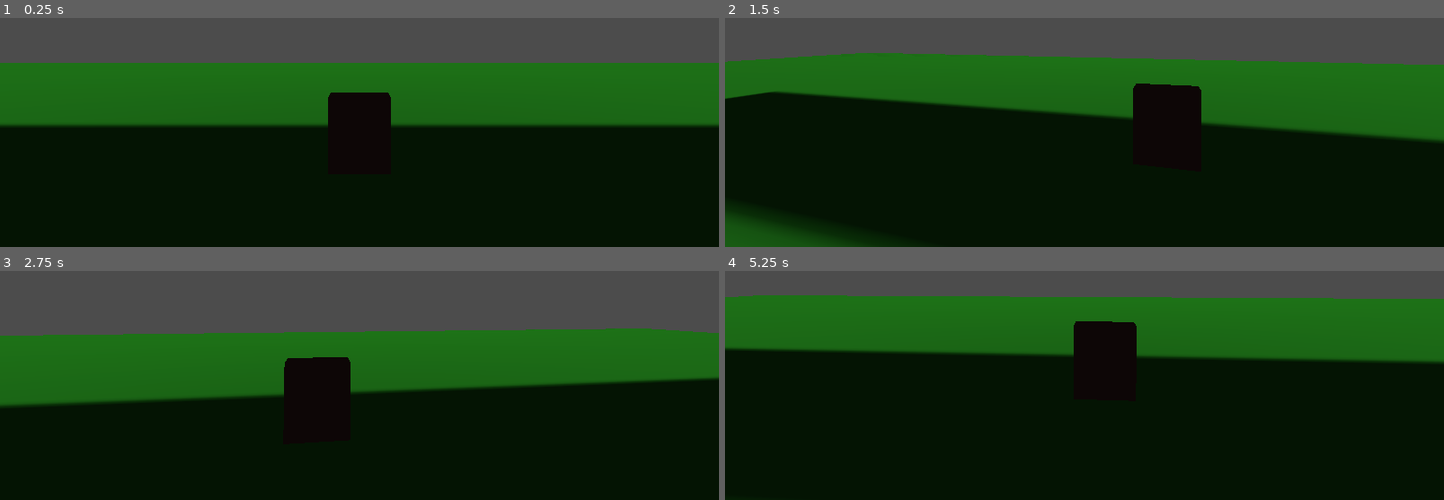
Above: before the commit, frames 1-4 (two rows, left to right).
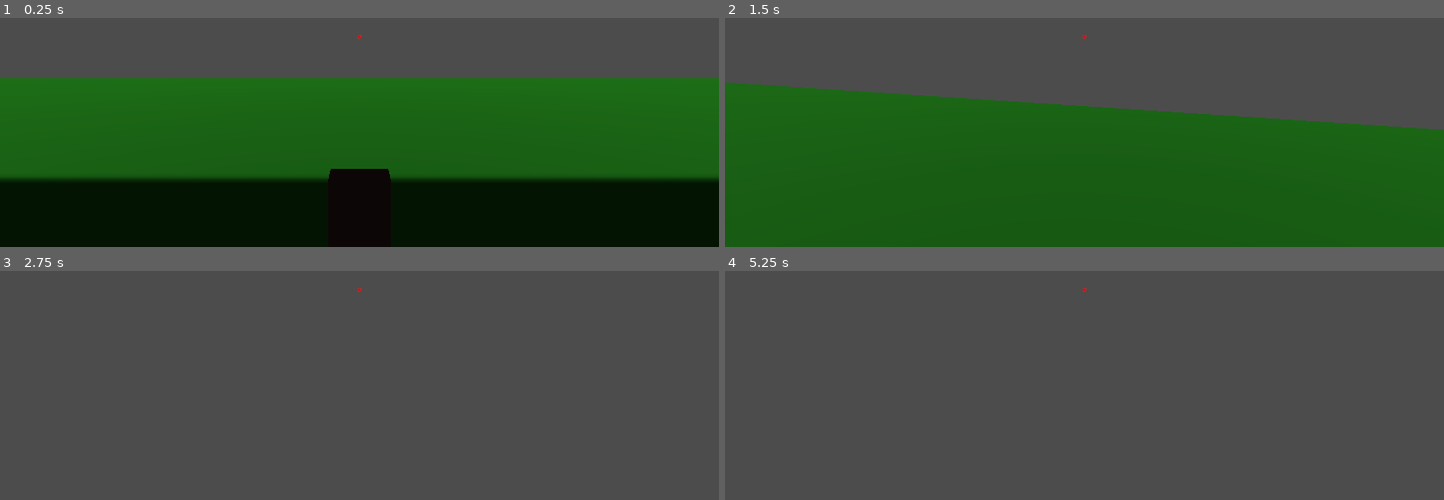
Above: after the commit, the same moments.

Repository: tehzwen/GameJam2019
Game: Godot game, scene res://TestLevel.tscn
The game is run twice, just before and just after one commit, with the same random seed, the same clock (stepped at 60 frames per second) and the same inputs. The project has no main scene, so this scene is started directly.
Inputs (mouse positions are in pixels of both pictures, inside the frame that each line leads up to):
- Up to frame 1 (0.25 s): no input
- Up to frame 2 (1.5 s): tap Enter at 0.5 s; move the mouse to (1120, 36) at 0.52 s; hold Shift 0.53-1.28 s; hold Up (ui_up) from 0.53 s (still down); tap Space at 0.77 s; move the mouse to (1048, 38) at 1.27 s; tap Shift at 1.35 s
- Up to frame 3 (2.75 s): keep holding Up (ui_up); tap Space at 1.52 s; move the mouse to (373, 282) at 2.02 s; hold Shift from 2.03 s (still down)
- Up to frame 4 (5.25 s): keep holding Up (ui_up); tap R (restart) at 2.75 s; move the mouse to (1077, 296) at 2.77 s; release Shift at 2.78 s; tap Shift at 2.85, 4.35 s; tap Space at 3.02, 3.77, 4.52 s; move the mouse to (1134, 293) at 3.52 s; hold Shift 3.53-4.28 s; move the mouse to (1026, 284) at 4.27 s; move the mouse to (1091, 289) at 5.02 s; hold Shift from 5.03 s (still down)

The runs differ from the first frame. In frame 1, 31% of the frame differs, in the area x 0-100%, y 7-71%; in frame 2, 78%; in frame 3, 73%; in frame 4, 89%, in the area x 0-100%, y 7-100%.

Commit message:
Crosshair added

Diff:
--- a/Outline.gd
+++ b/Outline.gd
@@ -48,6 +48,3 @@
 		else:
 			glowEnabled = false
 			var tempMaterial = originalMaterial
-
-	else:
-		visible = false
--- a/Player.gd
+++ b/Player.gd
@@ -19,20 +19,20 @@
 	direction = Vector3()
 	var aim = $CameraController/Camera.get_global_transform().basis
 
-	if (Input.is_key_pressed(KEY_W)):
+	if (Input.is_action_pressed("ui_up")):
 		direction -= aim.z
-	if (Input.is_key_pressed(KEY_S)):
+	if (Input.is_action_pressed("ui_down")):
 		direction += aim.z
-	if (Input.is_key_pressed(KEY_A)):
+	if (Input.is_action_pressed("ui_left")):
 		direction -= aim.x
-	if (Input.is_key_pressed(KEY_D)):
+	if (Input.is_action_pressed("ui_right")):
 		direction += aim.x
 
 	direction = direction.normalized()
 	direction = direction * speed * delta
 	#velocity.y = aim.y
 
-	velocity.y -= aim.y.y * gravity * delta
+	#velocity.y -= aim.y.y * gravity * delta
 	velocity.z = direction.z
 	velocity.x = direction.x
 
@@ -43,9 +43,6 @@
 		var collidedObj = get_slide_collision(i).collider
 		if (collidedObj.name == "Pillar"):
 			collidedObj.queue_free()
-		#elif (collidedObj.name == "Wall"):
-			#print(collidedObj.get_owner())
-			#collidedObj.get_owner().queue_free()
 
 
 	#handle jumping
@@ -65,7 +62,6 @@
 		var raycastObjGroups = raycastObj.get_groups()
 		if (len(raycastObjGroups) > 0):
 			if ("Interactable" in raycastObjGroups):
-
 				var outline = raycastObj.get_node("Outline")
 				lastInteracted = outline
 				if (outline && !outline.glowEnabled):
@@ -74,9 +70,10 @@
 				lastInteracted.disable()
 				lastInteracted = null
 
-	elif (lastInteracted):
-		lastInteracted.disable()
-		lastInteracted = null
+	else:
+		if(lastInteracted):
+			lastInteracted.disable()
+			lastInteracted = null
 
 func _input(event):
 	if (event is InputEventMouseMotion):
--- a/TestLevel.tscn
+++ b/TestLevel.tscn
@@ -1,23 +1,24 @@
-[gd_scene load_steps=14 format=2]
+[gd_scene load_steps=15 format=2]
 
 [ext_resource path="res://TestLevel.gd" type="Script" id=1]
 [ext_resource path="res://Floor.tscn" type="PackedScene" id=2]
 [ext_resource path="res://Player.tscn" type="PackedScene" id=3]
 [ext_resource path="res://Player.gd" type="Script" id=4]
-[ext_resource path="res://Outline.gd" type="Script" id=5]
+[ext_resource path="res://crosshair.png" type="Texture" id=5]
+[ext_resource path="res://Outline.gd" type="Script" id=6]
 
 [sub_resource type="CubeMesh" id=1]
 
 [sub_resource type="ConvexPolygonShape" id=2]
 points = PoolVector3Array( -1, 1, 1, 1, 1, -1, 1, 1, 1, -1, 1, -1, -1, -1, 1, 1, -1, -1, 1, -1, 1, -1, -1, -1, 1, 1, 1, -1, 1, -1, 1, 1, -1, -1, 1, 1, 1, -1, 1, -1, -1, -1, 1, -1, -1, -1, -1, 1, 1, 1, 1, -1, -1, 1, -1, 1, 1, 1, -1, 1, 1, 1, -1, -1, -1, -1, -1, 1, -1, 1, -1, -1 )
 
-[sub_resource type="SpatialMaterial" id=5]
+[sub_resource type="SpatialMaterial" id=3]
 albedo_color = Color( 0.270588, 0.145098, 0.145098, 1 )
 
-[sub_resource type="CubeMesh" id=3]
-material = SubResource( 5 )
+[sub_resource type="CubeMesh" id=4]
+material = SubResource( 3 )
 
-[sub_resource type="ConvexPolygonShape" id=4]
+[sub_resource type="ConvexPolygonShape" id=5]
 points = PoolVector3Array( -1, 1, 1, 1, 1, -1, 1, 1, 1, -1, 1, -1, -1, -1, 1, 1, -1, -1, 1, -1, 1, -1, -1, -1, 1, 1, 1, -1, 1, -1, 1, 1, -1, -1, 1, 1, 1, -1, 1, -1, -1, -1, 1, -1, -1, -1, -1, 1, 1, 1, 1, -1, -1, 1, -1, 1, 1, 1, -1, 1, 1, 1, -1, -1, -1, -1, -1, 1, -1, 1, -1, -1 )
 
 [sub_resource type="ArrayMesh" id=6]
@@ -43,8 +44,11 @@
 [sub_resource type="Environment" id=8]
 ambient_light_color = Color( 1, 1, 1, 1 )
 ambient_light_energy = 0.05
+auto_exposure_scale = 0.1
+auto_exposure_min_luma = 0.0
+auto_exposure_max_luma = 5.89
 glow_enabled = true
-glow_intensity = 3.0
+glow_intensity = 5.37
 
 [node name="TestLevel" type="Spatial"]
 script = ExtResource( 1 )
@@ -52,7 +56,6 @@
 [node name="Floor" parent="." instance=ExtResource( 2 )]
 
 [node name="Player" parent="." instance=ExtResource( 3 )]
-editor/display_folded = true
 transform = Transform( 1, 0, 0, 0, -4.37114e-08, -1, 0, 1, -4.37114e-08, 0, 3, 0 )
 script = ExtResource( 4 )
 
@@ -60,10 +63,15 @@
 
 [node name="Camera" type="Camera" parent="Player/CameraController"]
 transform = Transform( 1, 0, 0, 0, -4.37114e-08, 1, 0, -1, -4.37114e-08, 0, 0, 0 )
+current = true
 
 [node name="RayCast" type="RayCast" parent="Player/CameraController/Camera"]
 transform = Transform( 1, 0, 0, 0, -4.37113e-08, -1, 0, 9.405, -4.11106e-07, 0, 0, 0 )
 enabled = true
+
+[node name="Sprite3D" type="Sprite3D" parent="Player/CameraController/Camera"]
+transform = Transform( 0.15, 0, 0, 0, 0.15, 0, 0, 0, 0.15, 0, 0, -1.20331 )
+texture = ExtResource( 5 )
 
 [node name="DirectionalLight" type="DirectionalLight" parent="."]
 transform = Transform( 1, 0, 0, 0, 0.707107, 0.707107, 0, -0.707107, 0.707107, 0, 10, 12 )
@@ -100,11 +108,10 @@
 shape = SubResource( 2 )
 
 [node name="TestCube" type="Spatial" parent="."]
-editor/display_folded = true
 transform = Transform( 0.370567, 0, 0, 0, 0.440798, 0, 0, 0, 0.176165, 0, 0.864953, -3.67018 )
 
 [node name="MeshInstance" type="MeshInstance" parent="TestCube"]
-mesh = SubResource( 3 )
+mesh = SubResource( 4 )
 material/0 = null
 
 [node name="TestCubeCollder" type="StaticBody" parent="TestCube/MeshInstance" groups=[
Binary file added: Apartment.fbx
Not shown: 1 places in TestLevel.tscn that only renumber resources
Binary file added: crosshair.png
Not shown, added: crosshair.png.import
